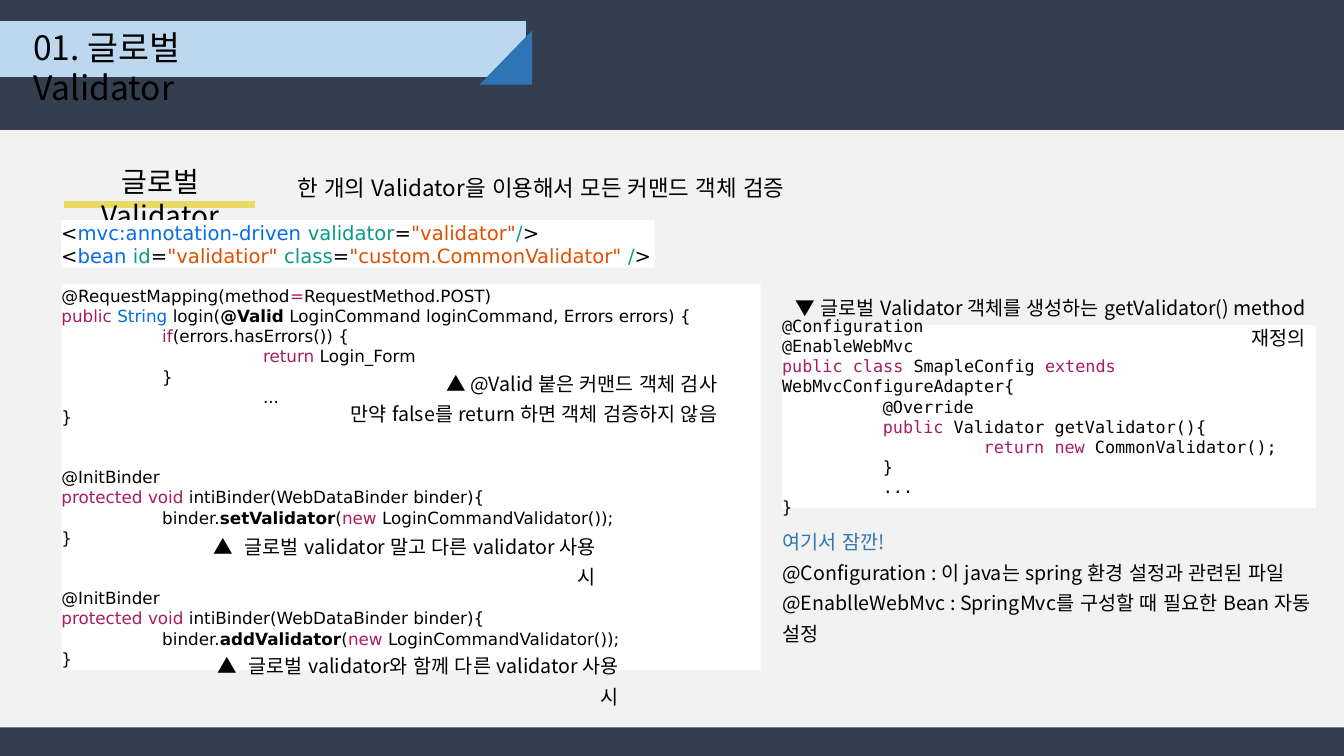
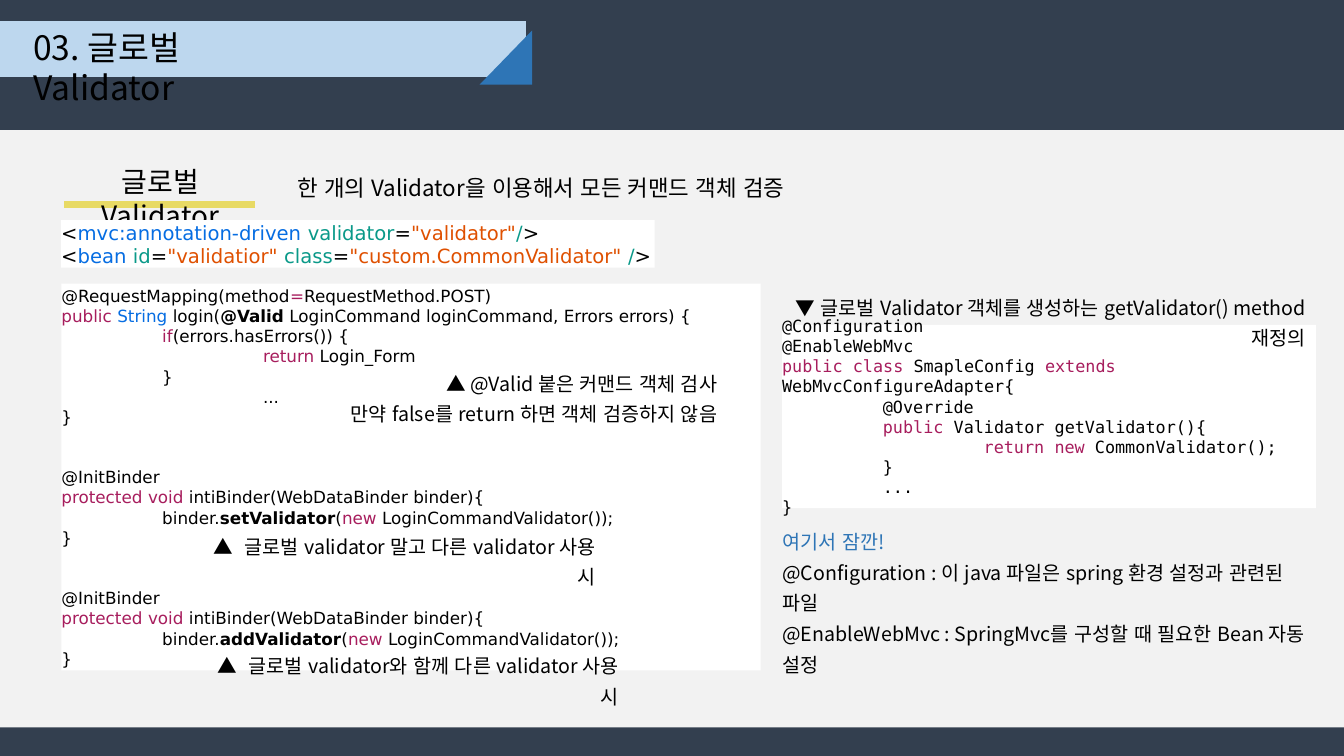
Before and after one commit to djyoon956/Family_C, a slide deck: slide 11 of 01.doc/Spring_Command&Error_4조.pptx (slide 7 before the commit). Drawn at 1344x756 pixels with LibreOffice and Linux fonts; fonts in the diff are those of the drawing. Boxes give left, top, right and bottom in pixels: in the first picture for what was removed or moved away, otherwise in the second. Text is boxed around its words. In the diff, an @@ line names an element or a change of style, - is before the commit and + after.

```diff
--- a/01.doc/Spring_Command&Error_4조.pptx
+++ b/01.doc/Spring_Command&Error_4조.pptx
@@ text at box(33, 32, 181, 100): text changed @@
-01. 글로벌 Validator
+03. 글로벌 Validator
@@ text at box(782, 563, 1305, 674): text changed @@
-@Configuration : 이 java는 spring 환경 설정과 관련된 파일
-@EnablleWebMvc : SpringMvc를 구성할 때 필요한 Bean 자동 설정
+@Configuration : 이 java 파일은 spring 환경 설정과 관련된 파일
+@EnableWebMvc : SpringMvc를 구성할 때 필요한 Bean 자동 설정
```
Also in this commit, not shown: 4 other slides changed, 3 slides added, 4 slides removed.
